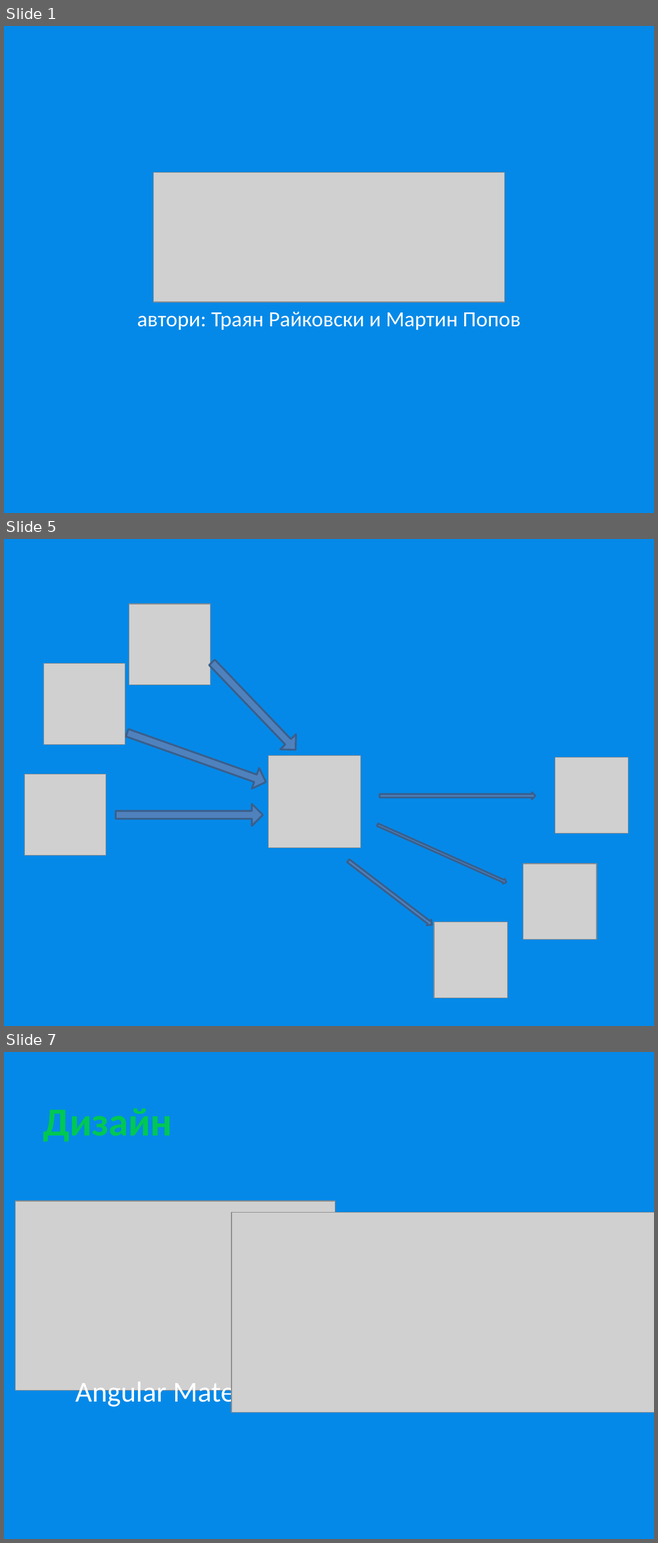
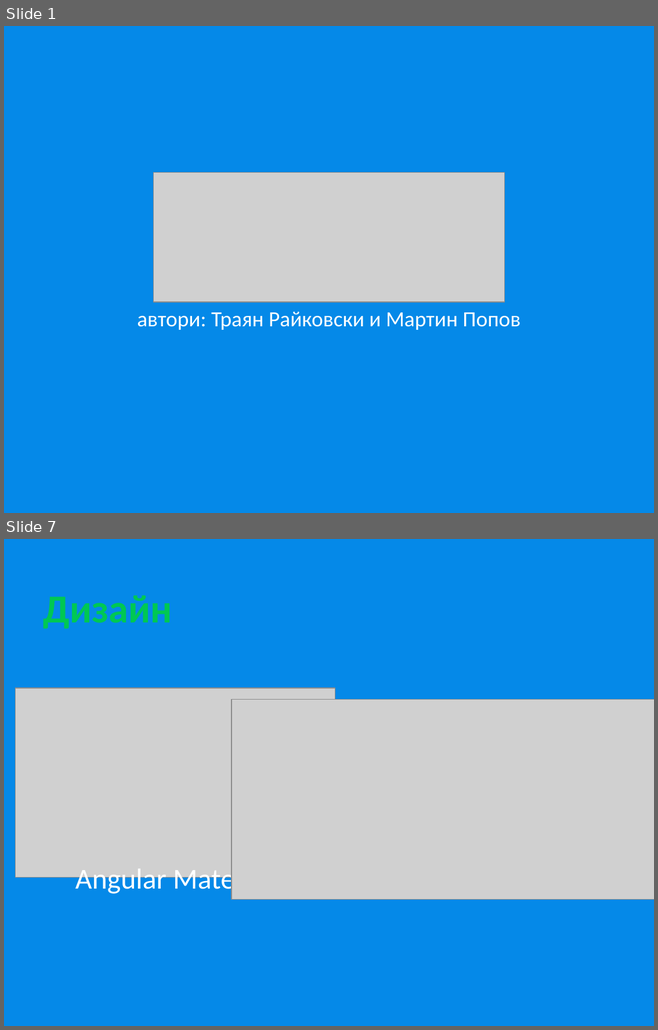
Before and after one commit to kachamaka/plannerix-frontend, a slide deck: 40.pptx. Shown one above the other, each under a label of ours: slides 1, 5 and 7 before the commit, slides 1 and 7 after it; the slides between them are not shown. The pictures are 658x1543 and 658x1030 pixels, drawn with LibreOffice and Linux fonts; fonts in the diff are those of the drawing; grey boxes stand for pictures; background and template pictures are left out. Boxes give left, top, right and bottom in pixels: in the first picture for what was removed or moved away, otherwise in the second. Text is boxed around its words. In the diff, an @@ line names an element or a change of style, - is before the commit and + after.

```diff
--- a/40.pptx
+++ b/40.pptx
@@ slide 5 removed at box(4, 539, 654, 1026), background #0589E8 @@
@@ picture removed at box(129, 604, 210, 685) @@
@@ right arrow removed at box(204, 654, 303, 757) @@
@@ picture removed at box(43, 664, 125, 745) @@
@@ right arrow removed at box(123, 722, 270, 792) @@
@@ picture removed at box(268, 756, 361, 848) @@
@@ picture removed at box(554, 757, 628, 833) @@
@@ picture removed at box(25, 774, 106, 855) @@
@@ right arrow removed at box(379, 792, 535, 799) @@
@@ right arrow removed at box(116, 804, 263, 826) @@
@@ right arrow removed at box(376, 822, 507, 885) @@
@@ right arrow removed at box(346, 858, 434, 928) @@
@@ picture removed at box(523, 864, 596, 940) @@
@@ picture removed at box(434, 922, 507, 998) @@
```
Also in this commit, not shown: 4 slides changed, 2 slides added, 1 other slide removed.
